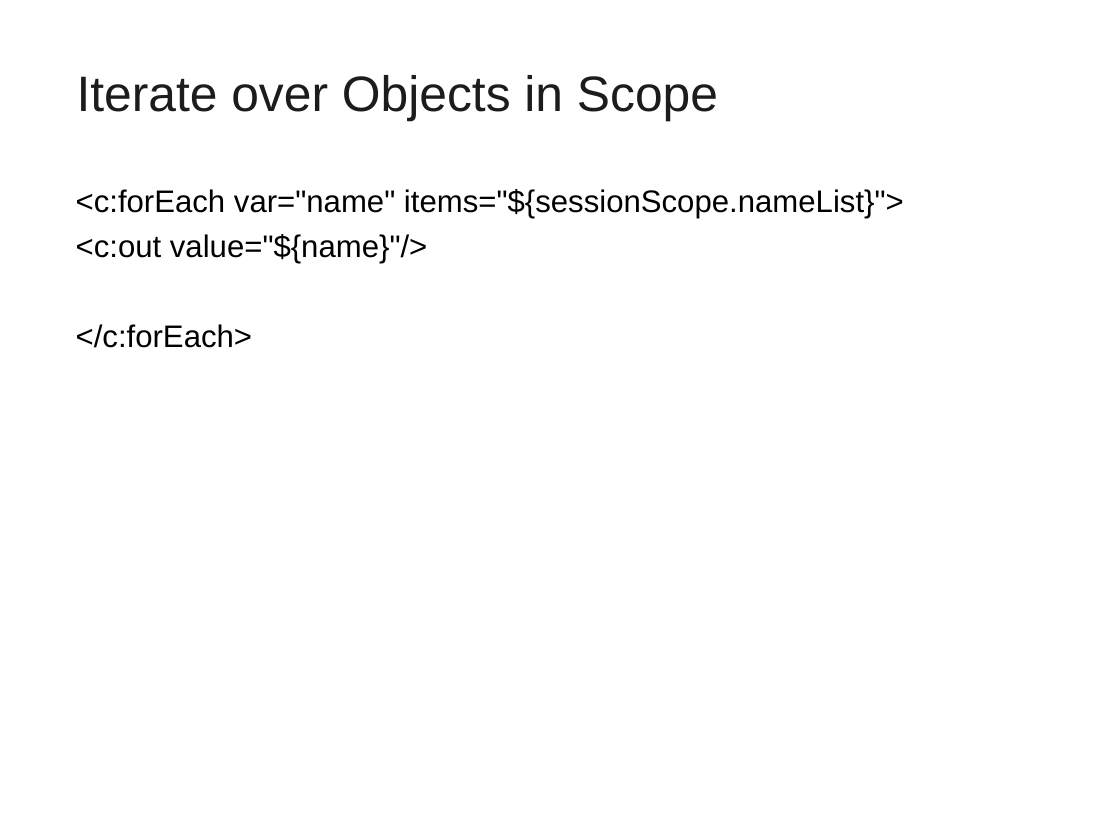
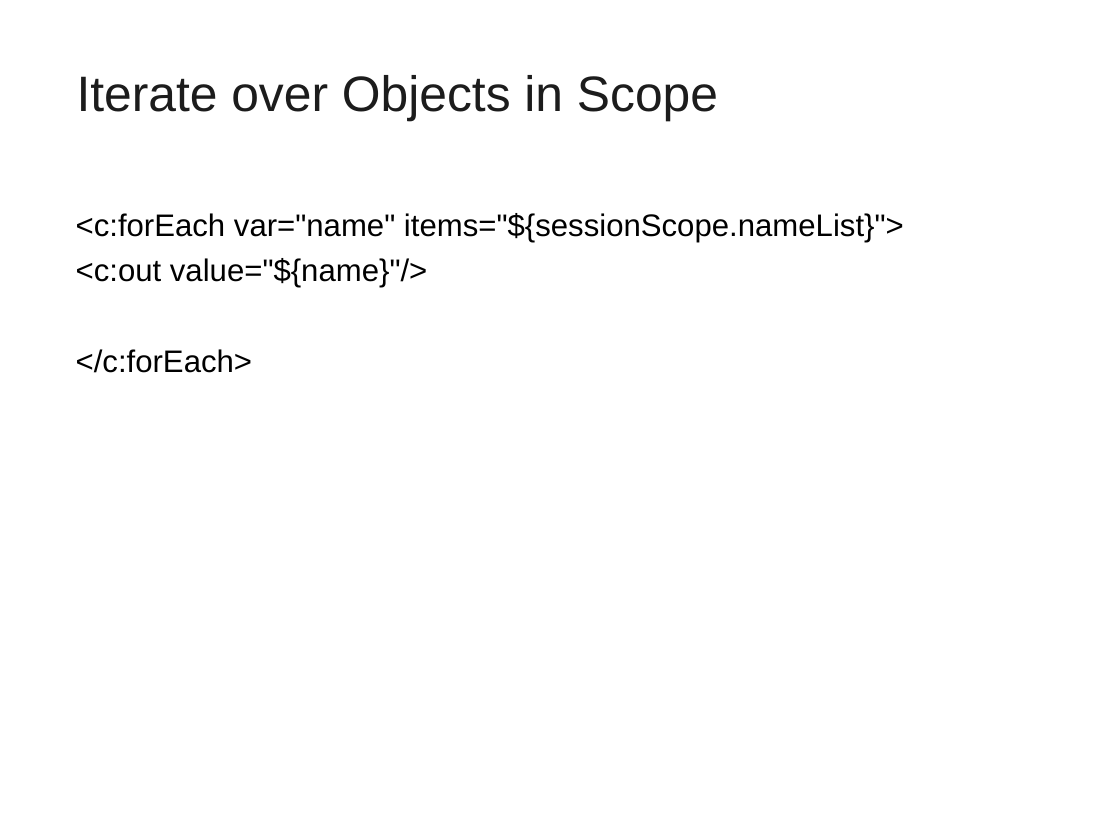
Before and after one commit to vatsanTraining/lumen_sep_2021, a slide deck: slide 54 of JEE_Day1_Lumen_2021.ppt. Drawn at 1120x840 pixels with LibreOffice and Linux fonts; fonts in the diff are those of the drawing; background and template pictures are left out. Boxes give left, top, right and bottom in pixels: in the first picture for what was removed or moved away, otherwise in the second. Text is boxed around its words. In the diff, an @@ line names an element or a change of style, - is before the commit and + after.

```diff
--- a/JEE_Day1_Lumen_2021.ppt
+++ b/JEE_Day1_Lumen_2021.ppt
@@ text "<c:forEach var="name" items="${sessionScope.nameList}">": place and size @@
-text "<c:forEach var="name" items="${sessionScope.nameList}">" at [76, 189, 904, 348]
+text "<c:forEach var="name" items="${sessionScope.nameList}">" at [76, 213, 904, 373]
```
Also in this commit, not shown: 11 slides added.
